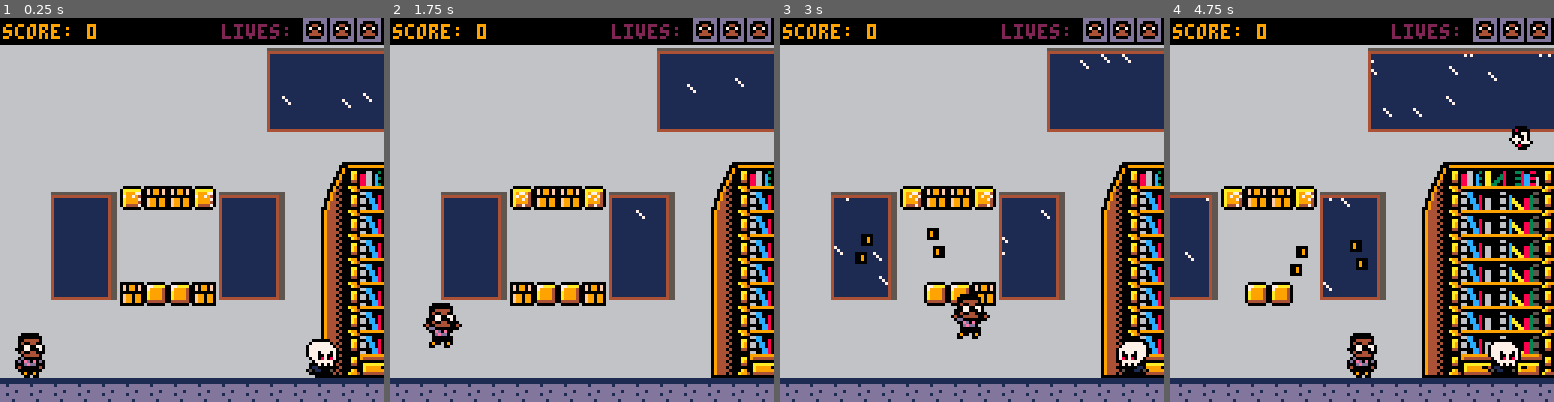
Above: before the commit, frames 1-4 (left to right).
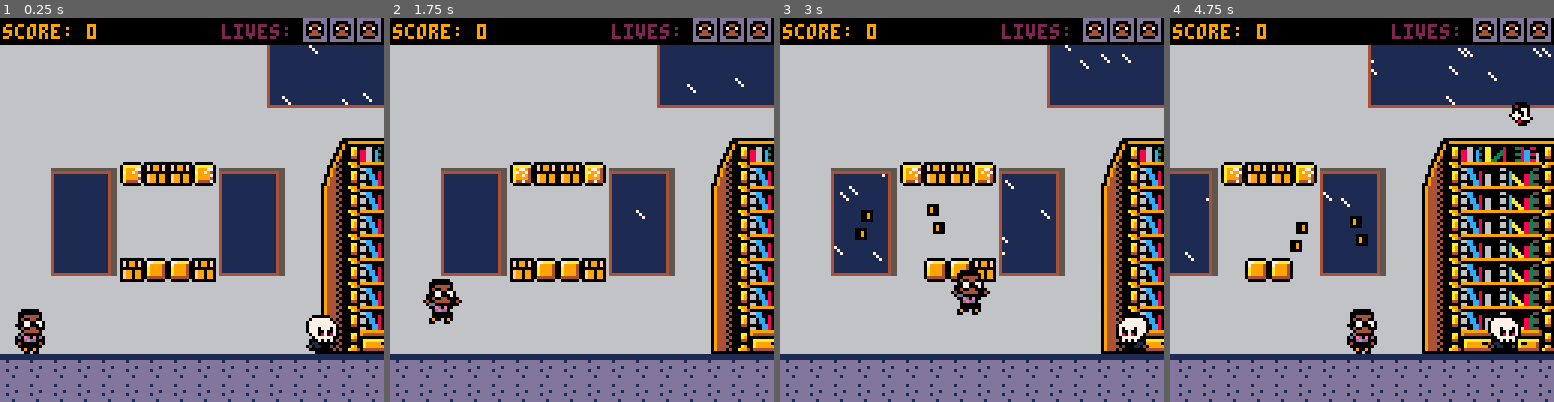
Above: after the commit, the same moments.

Repository: cwrightlibrary/pico-8
Game: PICO-8 cartridge library_game/carts/library-game.p8
Two runs of this game, one before a commit and one after it. Both use one fixed random seed, a clock stepped at 60 frames per second and the inputs below.
Inputs:
- Up to frame 1 (0.25 s): no input
- Up to frame 2 (1.75 s): tap X (X key) at 0.33, 1.07 s; tap O (Z key) at 0.7, 1.7 s; hold Right from 1.6 s (still down)
- Up to frame 3 (3 s): tap X (X key) at 1.85, 2.97 s; release Right at 2.1 s; tap O (Z key) at 2.1, 2.5, 2.9 s; hold Up 2.15-2.42 s; hold Right from 2.47 s (still down)
- Up to frame 4 (4.75 s): release Right at 3.03 s; hold Left 3.08-3.58 s; tap O (Z key) every 0.4 s from 3.3 to 4.5 s; hold Down 3.63-3.97 s; hold Right 4.02-4.68 s; tap X (X key) at 4.08 s; hold Up from 4.73 s (still down)

The runs differ from the first frame. In frame 1, 25% of the frame differs, in the area x 0-100%, y 7-96%; in frame 2, 24%; in frame 3, 24%; in frame 4, 27%.

Commit message:
Add files via upload

Diff:
--- a/library_game/carts/library-game.p8
+++ b/library_game/carts/library-game.p8
@@ -3,6 +3,9 @@
 __lua__
 --game loop
 function _init()
+ music_start=false
+	music_stop=false
+	music_repeat=false
  rain_init()
  p_init()
  --sk_init()
@@ -63,6 +66,24 @@
  coin_update()
  q_brick_update()
  life_one_update()
+	if not music_start then
+	 music(0)
+		music_start=true
+	end
+	if music_stop then
+	 music(-1)
+	end
+	if p.lives==0 then
+	 music_stop=true
+	end
+	if stat(54)==2
+	and not music_repeat then
+	 music_repeat=true
+	end
+	if music_repeat then
+	 music(9)
+		music_repeat=false
+	end
 end
 
 function _draw()
@@ -81,8 +102,11 @@
  break_brick()
  if p.hit
  and p.y>140 then
-  rectfill(cam_x+43,60,cam_x+71,66,0)
-  print('press p',cam_x+44,61,7)
+	 rectfill(cam_x+30,59,cam_x+82,73,0)
+	 rectfill(cam_x+33,56,cam_x+79,70,0)
+	 rectfill(cam_x+34,57,cam_x+78,69,13)
+	 rectfill(cam_x+36,59,cam_x+76,67,0)
+  print('game over',cam_x+39,61,7)
  end
  _ui()
 end
@@ -125,8 +149,14 @@
    and not p.invincible then
     life_one.y-=50
     life_one.start_height-=50
-    p.lives+=1
-    del(life_one_index,life_one)
+				if p.lives==3 then
+				 sfx(9)
+				 p.score+=500
+				else
+				 sfx(4)
+     p.lives+=1
+    end
+				del(life_one_index,life_one)
    end
   end
  end
@@ -207,7 +237,7 @@
   sp=1,
   flp=false,
   x=2,
-  y=13*8,
+  y=12*8,
   w=16,
   h=16,
   dx=0,
@@ -240,7 +270,8 @@
   invincible=false,
   invincible_timer=150,
   invincible_sp_switch=false,
-  invincible_sp_flash=5
+  invincible_sp_flash=5,
+		lose_sound=false
  }
 end
 
@@ -404,6 +435,10 @@
   end
  elseif p.hit
  and p.lives<1 then
+	 if not p.lose_sound then
+		 sfx(8)
+			p.lose_sound=true
+		end
   if p.hit_hold<25 then
    if time()-p.anim>.03 then
     p.anim=time()
@@ -556,10 +591,12 @@
    elseif object_collide(p.x+3,p.y+1,p.x+3+p.w-6,p.y+1+p.h-1,sk.x+3,sk.y+3,sk.x+3+sk.w-6,sk.y+3+sk.h-3)
    and not object_collide(p.x+2,p.y+p.h,p.x+2+p.w-4,p.y+p.h+1,sk.x+1,sk.y+2,sk.x+1+sk.w-2,sk.y+3)
    and not sk.hit
-   and p.lives>0
+   and p.lives>=1
    and not p.invincible then
     p.score-=25
-    sfx(7)
+    if p.lives>=2 then
+				 sfx(7)
+				end
     p.invincible=true
     p.hit=true
     p.hurt_loop=true
@@ -679,12 +716,14 @@
      p.dy=-p.boost
      sk_small.hit=true
     end
-   elseif object_collide(p.x+3,p.y+1,p.x+3+p.w-6,p.y+1+p.h-1,sk_small.x+2,sk_small.y,sk_small.x+sk_small.w,sk_small.y+2+sk_small.h-4)
+   elseif object_collide(p.x+3,p.y+1,p.x+3+p.w-6,p.y+1+p.h-1,sk_small.x+2,sk_small.y+1,sk_small.x+sk_small.w,sk_small.y+2+sk_small.h-4)
    and not object_collide(p.x+2,p.y+p.h,p.x+p.w-2,p.y+p.h+1,sk_small.x,sk_small.y,sk_small.x+sk_small.w-2,sk_small.y+1)
    and not sk_small.hit
-   and p.lives>0
+   and p.lives>=1
    and not p.invincible then
-    sfx(7)
+    if p.lives>=2 then
+				 sfx(7)
+				end
     p.invincible=true
     p.score-=25
     p.hit=true
@@ -1329,19 +1368,18 @@
 dd1ddddd6444444444444444444445566660944440000a900a999999940a9999940a99999400a900222222222222222222222222222222222222222222222222
 dddddddd666666666666666666666666666094440400a994044444444404444444044444440a4440222222222222222222222222222222222222222222222222
 dddd1ddd666666666666666666666666666094440000000000000000000000000000000000000000222222222222222222222222222222222222222222222222
-66666a96666666662222222222224556666094442211112222211222222112222221122222771122222112222221122222211222222222222222222222222222
-6666a96666666666222222222222455666609444219aaa122219a1222219a122221a9122279aaa12221977222219a122221a9122222222222222222222222222
-6669a66666666666222222222222455666609444199449a121999a122219a12221a99912799449a121977a122219a12221a99912222222222222222222222222
-660890666666666622222222222245566660944419499a912194a9122219a122219a491219499a912177a9122219a722219a4912222222222222222222222222
-601001066666666622222222222245566660944419499a912194a9122219a122219a491219499a912774a91222197722219a4972222222222222222222222222
-6601106666666666444444444444455666609444149aa991214999122219a12221999412149aa991274999122217712221999472222222222222222222222222
-660110666666666600066666000666666660944421444912221491222219a1222219412221444912221491222277a12222194722222222222222222222222222
-66600666666666660006666600066666666000002211112222211222222112222221122222111122222112222221122222277222222222222222222222222222
+dddddddd666666662222222222224556666094442211112222211222222112222221122222771122222112222221122222211222222222222222222222222222
+dddddddd66666666222222222222455666609444219aaa122219a1222219a122221a9122279aaa12221977222219a122221a9122222222222222222222222222
+dd1ddddd66666666222222222222455666609444199449a121999a122219a12221a99912799449a121977a122219a12221a99912222222222222222222222222
+dddddddd6666666622222222222245566660944419499a912194a9122219a122219a491219499a912177a9122219a722219a4912222222222222222222222222
+ddddd1dd6666666622222222222245566660944419499a912194a9122219a122219a491219499a912774a91222197722219a4972222222222222222222222222
+dd1ddddd66666666444444444444455666609444149aa991214999122219a12221999412149aa991274999122217712221999472222222222222222222222222
+dddddddd6666666600066666000666666660944421444912221491222219a1222219412221444912221491222277a12222194722222222222222222222222222
+dddd1ddd666666660006666600066666666000002211112222211222222112222221122222111122222112222221122222277222222222222222222222222222
 __gff__
 0000000000000000000000000000000000000000000000000000000000000000000000000000000000000000000000000000000000000000000000000000000004040404040404040404000202020000000000000000000000000000000000000404040400000000000000020202000004000000000000000000020000000000
 0000000000020202020203030303030383000000000000000000030300030000030000000000000000000000000000000303000000040404040404040400000000000000000000000000000000000000000000000000000000000000000000000000000000000000000000000000000000000000000000000000000000000000
 __map__
-8080808080808080808080808080808080808080808080808080808080808080808080808080808080808080808080808080808080808080808080808080808080808080808080808080808080808080808080808080808080808080808080808080808080808080808080808080808080808080808080808080808080808080
 8080808080808080808080818282828282828282838080808080808080808080808080808080808080808080808080808080808080808080808080808080808080808080808080808080808080808080808080808080808080808080808080808080808080808080808080808080808080808080808080808080808080808080
 8080808080808080808080919292929292929292938080808080808080818380808080808080808080808080808080808080808080808080808080808080808080808080808080808080808080808080808080808080808080808080808080808080808080808080808080808080808080808080808080808080808080808080
 8080808080808080808080919292929292929292938080808080808080919380808080808080808081828282828283808080808080808080808080808080808080808080808080808080808080808080808080808080808080808080808080808080808080808080808080808080808080808080808080808080808080808080
@@ -1357,30 +1395,42 @@
 80808080808080808080808040a4959697989980808080808080808080808080808040808080808080804f7f7f7f7f7f5f5a5f5e80808080808080808080808080808080808080808080808080808080808080808080808080808080808080808080808080808080808080808080808080808080808080808080808080808080
 80808080808080808080808080b4a5a6a7a8a980808060808080808080808080808080808080808080805b5c5c5c5c5c5d6a5d5e80808080808080808080808080808080808080808080808080808080808080808080808080808080808080808080808080808080808080808080808080808080808080808080808080808080
 a0a0a0a0a0a0a0a0a0a0a0a0a0a0a0a0a0a0a0a0a0a0a0a0a0a0a0a0a0a0a0a0a0a0a0a0a0a0a0a0a0a0a0a0a0a0a0a0a0a0a0a0a0a0a0a0a0a0a0a0a0a0a0a0a0a0a0a0a0a0a0a0a0a0a0a0a0a0a0a0a0a0a0a0a0a0a0a0a0a0a0a0a0a0a0a0a0a0a0a0a0a0a0a0a0a0a0a0a0a0a0a0a0a0a0a0a0a0a0a0a0a0a0a0a0a0a0a0
-…(27 lines of a section not shown)…
+b0b0b0b0b0b0b0b0b0b0b0b0b0b0b0b0b0b0b0b0b0b0b0b0b0b0b0b0b0b0b0b0b0b0b0b0b0b0b0b0b0b0b0b0b0b0b0b0b0b0b0b0b0b0b0b0b0b0b0b0b0b0b0b0b0b0b0b0b0b0b0000000000000000000000000000000000000000000000000000000000000000000000000000000000000000000000000000000000000000000
+…(38 lines of a section not shown)…
Not shown, changed: the music (__music__) section of library_game/carts/library-game.p8
Not shown, changed: the sound effects (__sfx__) section of library_game/carts/library-game.p8
